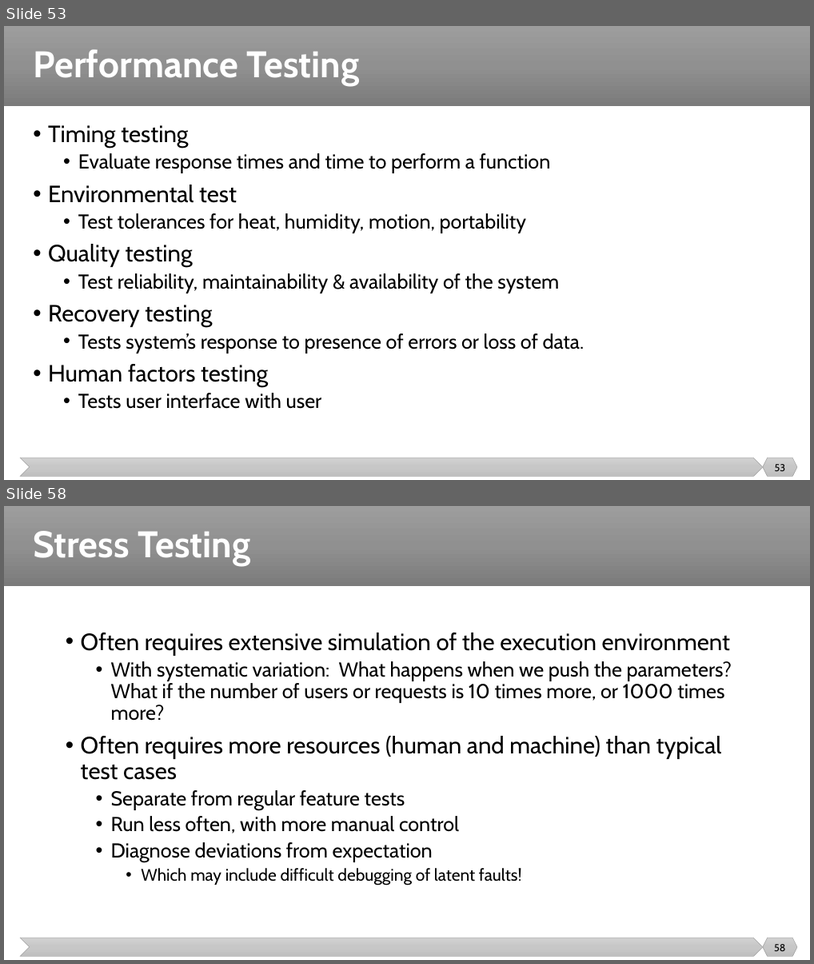
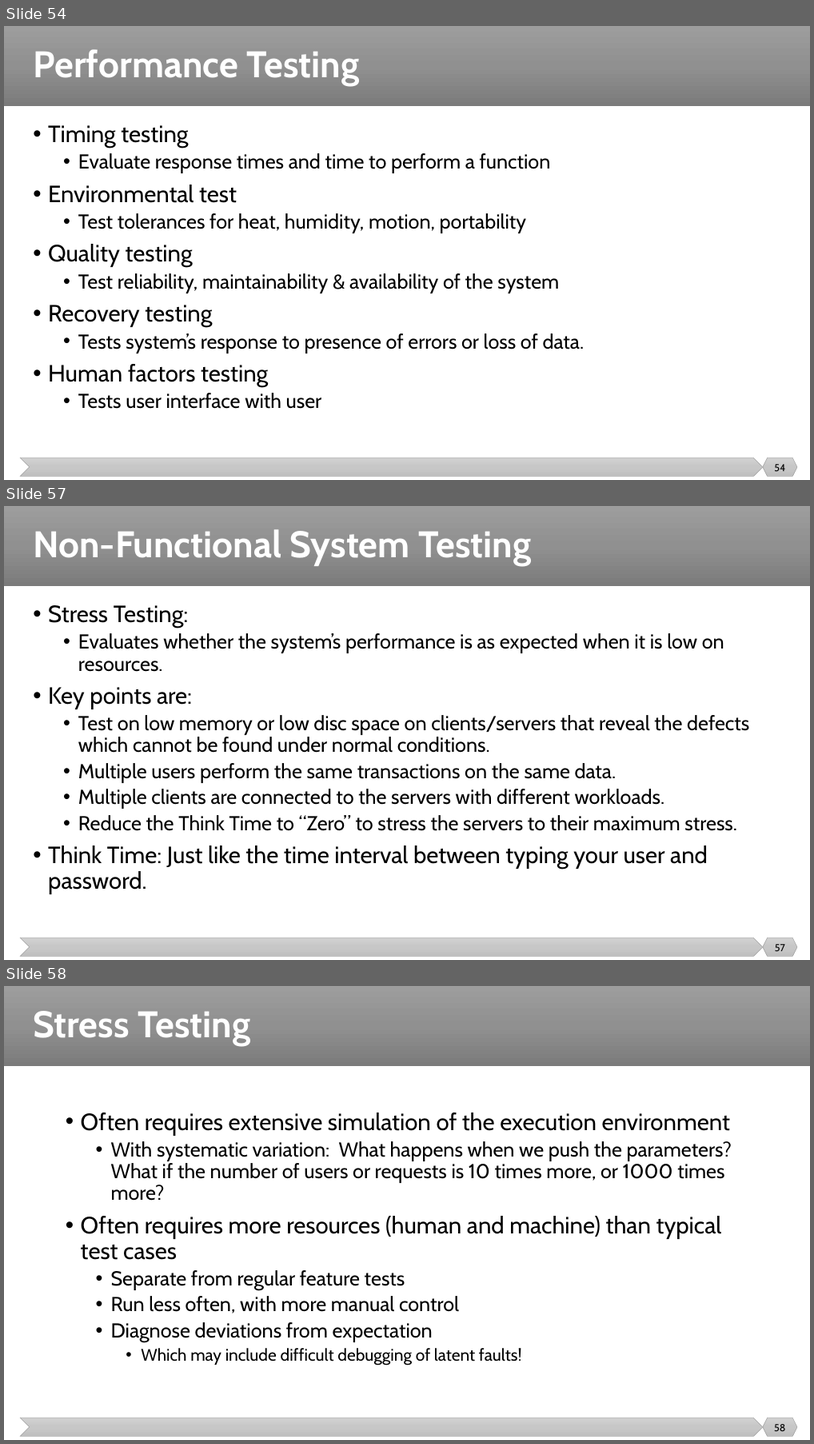
Before and after one commit to malenezi/malenezi, a slide deck: SE401/Lectures/8-Integration, System and Regression Testing/System Testing.pptx. Shown one above the other, each under a label of ours: slides 53 and 58 before the commit, slides 54, 57 and 58 after it; the slides between them are not shown. The pictures are 814x964 and 814x1444 pixels, drawn with LibreOffice and Linux fonts; fonts in the diff are those of the drawing. Boxes give left, top, right and bottom in pixels: in the first picture for what was removed or moved away, otherwise in the second. Text is boxed around its words. In the diff, an @@ line names an element or a change of style, - is before the commit and + after.

```diff
--- a/SE401/Lectures/8-Integration, System and Regression Testing/System Testing.pptx
+++ b/SE401/Lectures/8-Integration, System and Regression Testing/System Testing.pptx
@@ slide 57 added at (4, 506, 810, 960), background #FFFFFF; not listed: 3 template elements that a slide beside it also shows @@
@@ title added at (33, 529, 531, 566), 44 pt, text #FFFFFF, bold @@
+Non-Functional System Testing
@@ text added at (48, 605, 750, 894), 24 pt, text #000000 @@
+• Stress Testing:
+  • Evaluates whether the system’s performance is as expected when it is low on resources.
+• Key points are:
+  • Test on low memory or low disc space on clients/servers that reveal the defects which cannot be found under normal conditions.
+  • Multiple users perform the same transactions on the same data.
+  • Multiple clients are connected to the servers with different workloads.
+  • Reduce the Think Time to “Zero” to stress the servers to their maximum stress.
+• Think Time: Just like the time interval between typing your user and password.
@@ page number added at (775, 944, 786, 951), 12 pt, text #000000 @@
+57
@@ what was slide 53 is now slide 54 @@
@@ page number at (774, 464, 786, 471): text changed @@
-53
+54
```
Also in this commit, not shown: 1 slide changed, 7 other slides added, 4 slides removed.
